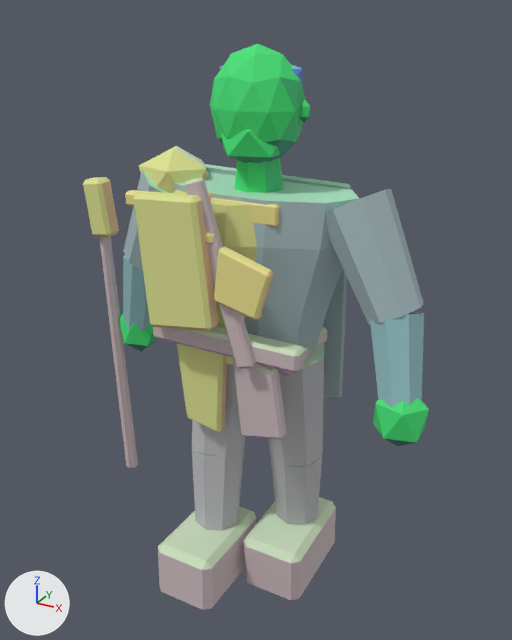
The glTF model assets/exports/npc/npc_raider_v01.glb as it was, and as the next commit left it.
The view is the same before and after, from a camera (50 mm lens) standing at (1.12, -2.06, 2.13) and looking at (0.0, -0.02, 1.1). The axes (+X, +Y, +Z) are drawn at lower left. The lights are the same throughout. The first picture is the older version. Vertices at exactly the same position are counted once.

The scene before the commit, as lines of its bpy script (objects in view):
```python
me_geo_npc_raider_v01 = bpy.data.meshes.new('GEO_npc_raider_v01')
me_geo_npc_raider_v01.from_pydata(...)  # 808 vertices, 1452 faces; spans x -0.73..0.68, y -0.38..0.26, z -0.01..2.03
me_geo_npc_raider_v01.materials.append(mat_mat_npc_indexed)
ob_geo_npc_raider_v01 = bpy.data.objects.new('GEO_npc_raider_v01', me_geo_npc_raider_v01)
ob_geo_npc_raider_v01.location = (0.0, 0.0, 0.0)
```
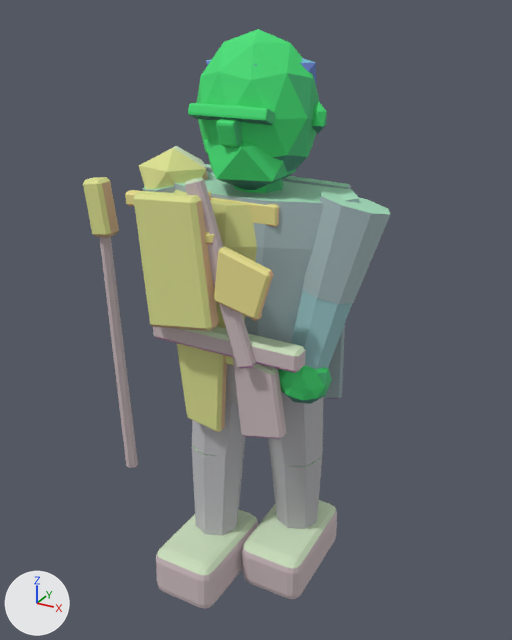
Patch to the scene script:
```diff
--- a/assets/exports/npc/npc_raider_v01.glb.py
+++ b/assets/exports/npc/npc_raider_v01.glb.py
@@ me_geo_npc_raider_v01 @@
 # used by ob_geo_npc_raider_v01; location = (0.0, 0.0, 0.0)
-me_geo_npc_raider_v01.from_pydata(...)  # 808 vertices, 1452 faces; spans x -0.73..0.68, y -0.38..0.26, z -0.01..2.03
+me_geo_npc_raider_v01.from_pydata(...)  # 1136 vertices, 2096 faces; spans x -0.73..0.46, y -0.39..0.26, z 0.0..2.07
+# me_geo_npc_raider_v01 part 1: the loose piece of 16 vertices spanning x -0.65..-0.43, y -0.06..0.13, z 0.91..1.26 is multiplied about its middle by the matrix ((0.883, -0.002, -0.313), (-0.004, 0.937, -0.019), (0.313, 0.019, 0.883)), then moved by (0.29, 0.01, 0.04)
+# me_geo_npc_raider_v01 part 2: the loose piece of 16 vertices spanning x 0.43..0.65, y -0.2..0.05, z 0.91..1.27 is turned 20.8 degrees about the y axis through its middle and scaled by 0.93, then moved by (-0.29, 0.0, 0.04)
+# me_geo_npc_raider_v01 part 3: a new loose piece, an icosphere of 80 faces spanning x 0.16..0.34, y -0.22..-0.05, z 0.9..1.08, in mat_mat_npc_indexed
+# me_geo_npc_raider_v01 part 4: a new loose piece, an icosphere of 80 faces spanning x -0.2..0.2, y -0.19..0.17, z 1.58..2.07, in mat_mat_npc_indexed
+# me_geo_npc_raider_v01 part 5: a new loose piece, an icosphere of 20 faces spanning x -0.15..0.15, y -0.19..0.08, z 1.57..1.81, in mat_mat_npc_indexed
+# me_geo_npc_raider_v01 part 6: a new loose piece, an icosphere of 20 faces spanning x 0.182..0.235, y -0.025..0.017, z 1.769..1.866, in mat_mat_npc_indexed
+# me_geo_npc_raider_v01 part 7: a new loose piece, an icosphere of 20 faces spanning x -0.18..0.18, y -0.13..0.16, z 1.85..2.02, in mat_mat_npc_indexed
+# me_geo_npc_raider_v01 part 8: the loose piece of 24 vertices spanning x -0.26..-0.01, y -0.38..0.03, z -0.01..0.24 is rebuilt with 96 vertices and now spans x -0.26..0.0, y -0.39..0.04, z 0.0..0.22
+# me_geo_npc_raider_v01 part 9: the loose piece of 24 vertices spanning x 0.01..0.26, y -0.17..0.24, z -0.01..0.24 is rebuilt with 96 vertices and now spans x 0.0..0.26, y -0.18..0.25, z 0.0..0.22
+# me_geo_npc_raider_v01 part 10: the loose piece of 16 vertices spanning x 0.24..0.6, y -0.13..0.12, z 1.2..1.63 is rebuilt with 16 vertices and now spans x 0.19..0.46, y -0.14..0.12, z 1.25..1.6
+# me_geo_npc_raider_v01 part 11: the loose piece of 16 vertices spanning x -0.6..-0.24, y -0.12..0.13, z 1.2..1.63 is rebuilt with 16 vertices and now spans x -0.46..-0.19, y -0.12..0.13, z 1.25..1.6
+# me_geo_npc_raider_v01 part 12: a new loose piece of 56 vertices spanning x -0.14..0.14, y -0.21..-0.15, z 1.81..1.86, in mat_mat_npc_indexed
+# me_geo_npc_raider_v01 part 13: a new loose piece of 56 vertices spanning x -0.03..0.03, y -0.22..-0.15, z 1.74..1.83, in mat_mat_npc_indexed
+# me_geo_npc_raider_v01 part 14: 6 loose pieces with 72 vertices, spanning x -0.68..0.68, y -0.21..0.13, z 0.81..1.99, are deleted
+# me_geo_npc_raider_v01 part 15: 8 vertices moved from x -0.07..0.07, y -0.07..0.07, z 1.7 to x -0.07..0.07, y -0.07..0.07, z 1.66; 42 vertices removed from x -0.15..0.15, y -0.15..0.13, z 1.65..2.03
+# other edits to the shape of me_geo_npc_raider_v01 do not show in these pictures
 me_geo_npc_raider_v01.materials.append(mat_mat_npc_indexed)
```

Boxes [x1, y1, x2, y2] around the edits, measured in the pictures (512 x 640 px; the box of a moved part takes in the faces that stretch with it):
'GEO_npc_raider_v01', reshaped (11% narrower): before [83, 44, 429, 611]; after [83, 29, 391, 609]
part 1 of me_geo_npc_raider_v01, moved or reshaped (not visible afterwards): before [123, 255, 150, 331]
part 2 of me_geo_npc_raider_v01, moved or reshaped: before [370, 313, 424, 408]; after [291, 290, 352, 370]
part 3 of me_geo_npc_raider_v01, added (green): after [278, 366, 332, 404]
part 4 of me_geo_npc_raider_v01, added (green): after [197, 29, 320, 184]
part 5 of me_geo_npc_raider_v01, added (green): after [204, 139, 296, 190]
part 6 of me_geo_npc_raider_v01, added: after [312, 102, 327, 134]
part 7 of me_geo_npc_raider_v01, added: after [206, 58, 317, 87]
part 8 of me_geo_npc_raider_v01, rebuilt: before [158, 506, 257, 611]; after [156, 510, 258, 609]
part 9 of me_geo_npc_raider_v01, rebuilt: before [244, 497, 336, 601]; after [242, 500, 337, 599]
part 10 of me_geo_npc_raider_v01, rebuilt (10% narrower, 16% shorter): before [325, 189, 424, 324]; after [302, 191, 391, 304]
part 11 of me_geo_npc_raider_v01, rebuilt (mostly hidden afterwards): before [123, 170, 168, 271]; after [143, 186, 175, 193]
part 12 of me_geo_npc_raider_v01, added (green): after [188, 103, 275, 125]
part 13 of me_geo_npc_raider_v01, added (green): after [216, 119, 243, 147]
part 14 of me_geo_npc_raider_v01, deleted: before [119, 65, 429, 446]
part 15 of me_geo_npc_raider_v01, built on: before [210, 44, 305, 193]; after [235, 179, 283, 193]
